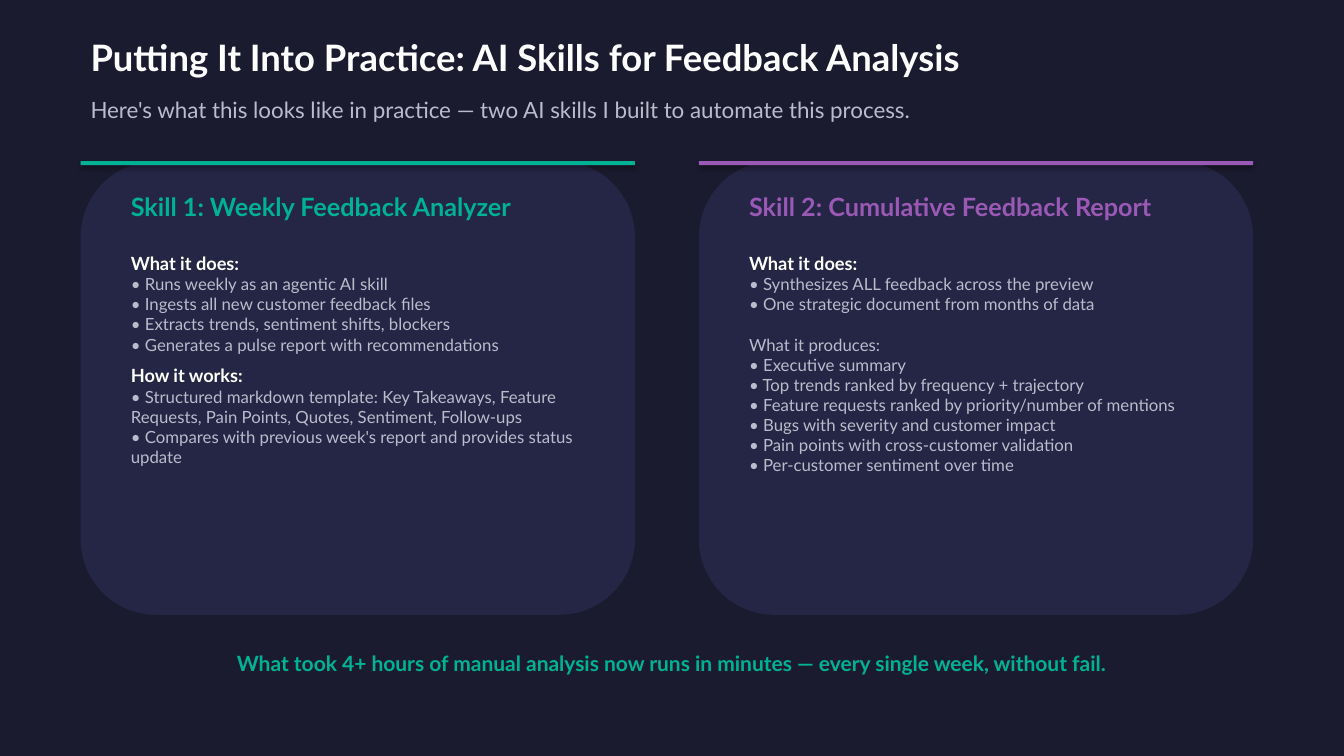
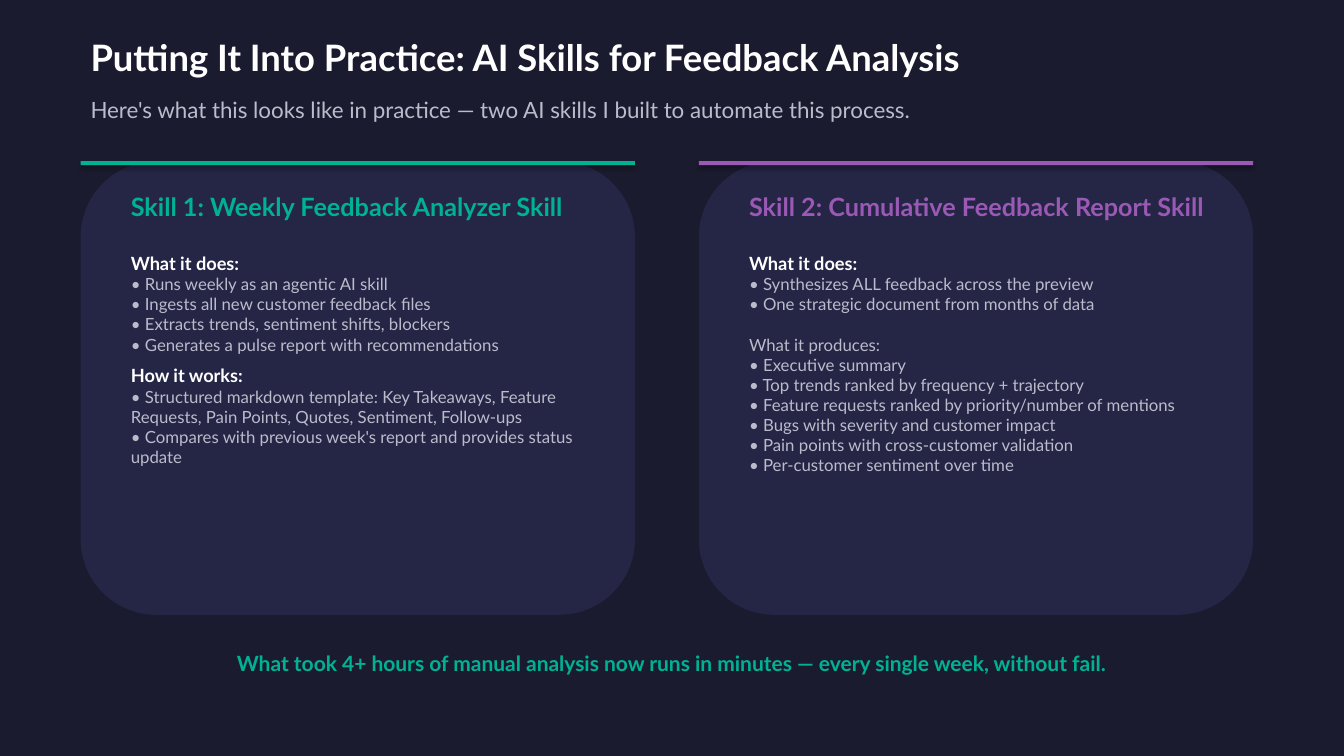
Before and after one commit to MarileeTurscak-MSFT/wwc-presentation, a slide deck: slide 10 of WWC Presentation.pptx. Drawn at 1344x756 pixels with LibreOffice and Linux fonts; fonts in the diff are those of the drawing. Boxes give left, top, right and bottom in pixels: in the first picture for what was removed or moved away, otherwise in the second. Text is boxed around its words. In the diff, an @@ line names an element or a change of style, - is before the commit and + after.

```diff
--- a/WWC Presentation.pptx
+++ b/WWC Presentation.pptx
@@ text at (131,197,562,220): text changed @@
-Skill 1: Weekly Feedback Analyzer
+Skill 1: Weekly Feedback Analyzer Skill
@@ text at (749,197,1203,220): text changed @@
-Skill 2: Cumulative Feedback Report
+Skill 2: Cumulative Feedback Report Skill
```
Also in this commit, not shown: 3 other slides changed.
